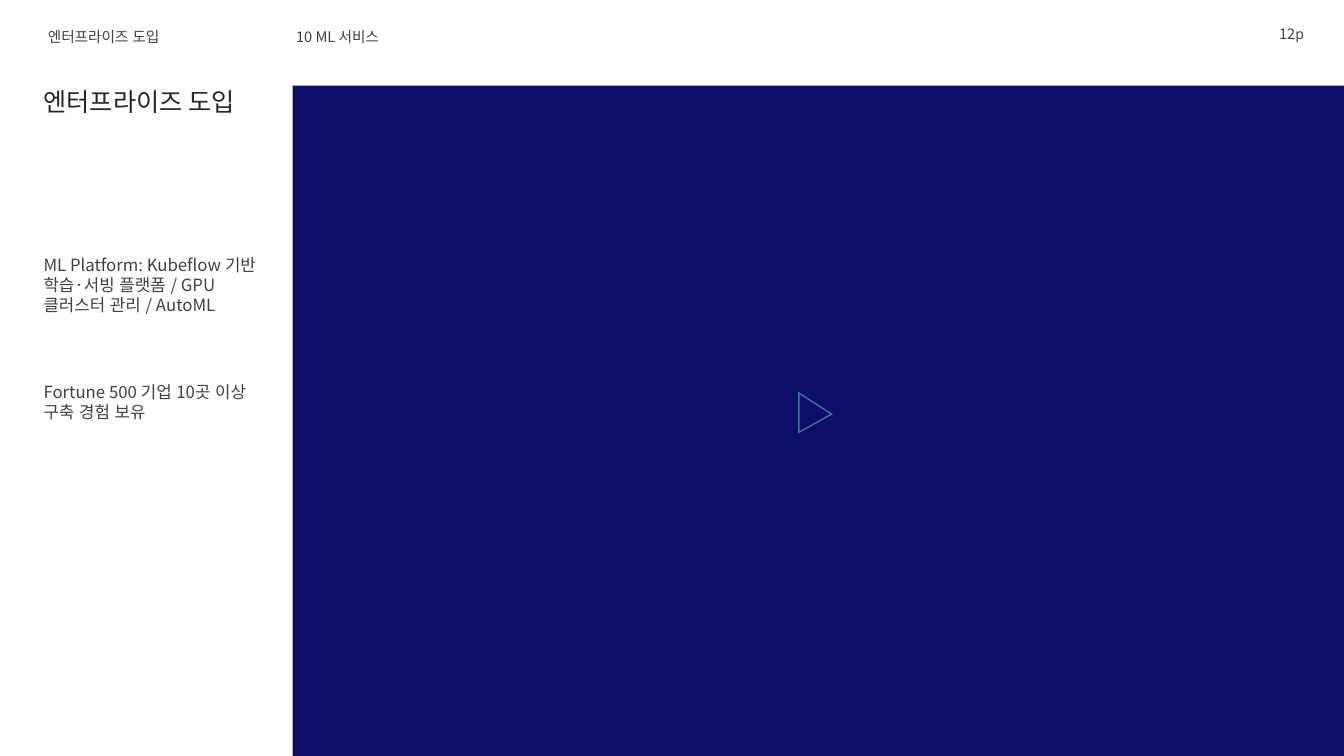
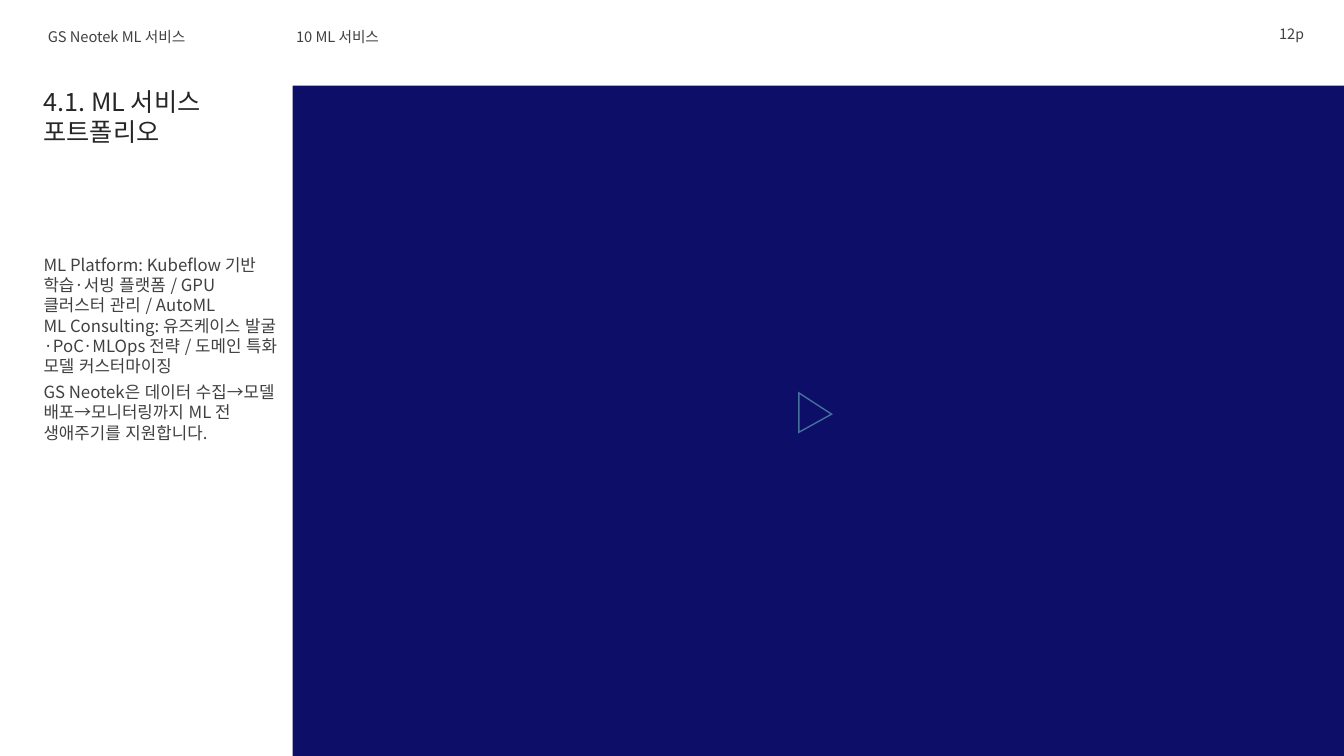
Before and after one commit to lhs6395-hslee/2026-gsn-pptx, a slide deck: slide 12 of result/머신러닝_심층_기술_가이드_재현검증.pptx. Drawn at 1344x756 pixels with LibreOffice and Linux fonts; fonts in the diff are those of the drawing; background and template pictures are left out. Boxes give left, top, right and bottom in pixels: in the first picture for what was removed or moved away, otherwise in the second. Text is boxed around its words. In the diff, an @@ line names an element or a change of style, - is before the commit and + after.

```diff
--- a/result/머신러닝_심층_기술_가이드_재현검증.pptx
+++ b/result/머신러닝_심층_기술_가이드_재현검증.pptx
@@ title at (x1=48, y1=30, x2=185, y2=43): text changed @@
-엔터프라이즈 도입
+GS Neotek ML 서비스
@@ text at (x1=44, y1=90, x2=201, y2=143): text changed @@
-엔터프라이즈 도입
+4.1. ML 서비스 포트폴리오
@@ text at (x1=44, y1=318, x2=277, y2=374): paragraph added @@
+ML Consulting: 유즈케이스 발굴·PoC·MLOps 전략 / 도메인 특화 모델 커스터마이징
@@ text at (x1=44, y1=384, x2=275, y2=441): text changed @@
-Fortune 500 기업 10곳 이상 구축 경험 보유
+GS Neotek은 데이터 수집→모델 배포→모니터링까지 ML 전 생애주기를 지원합니다.
```
Also in this commit, not shown: 11 other slides changed, 5 other files.
